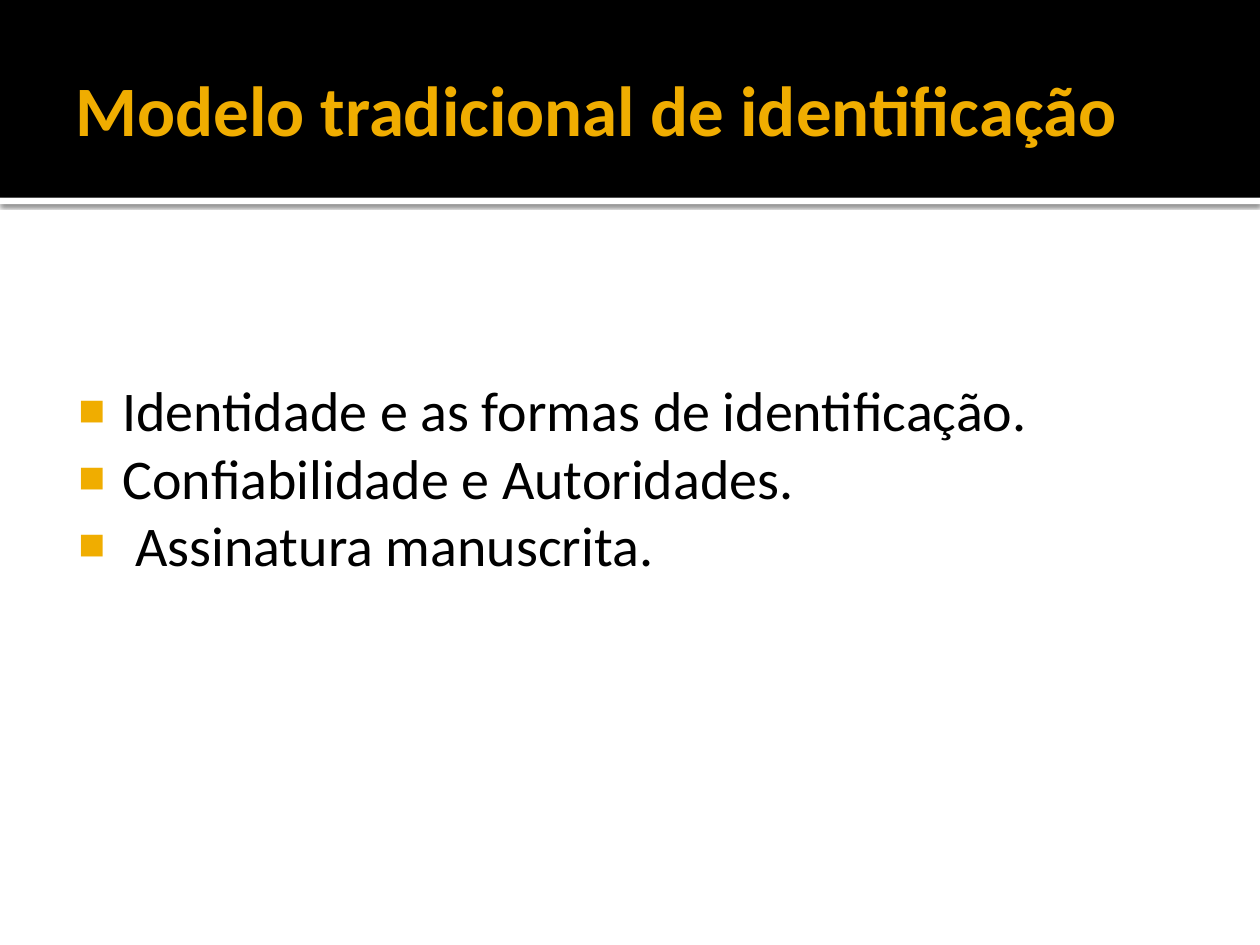
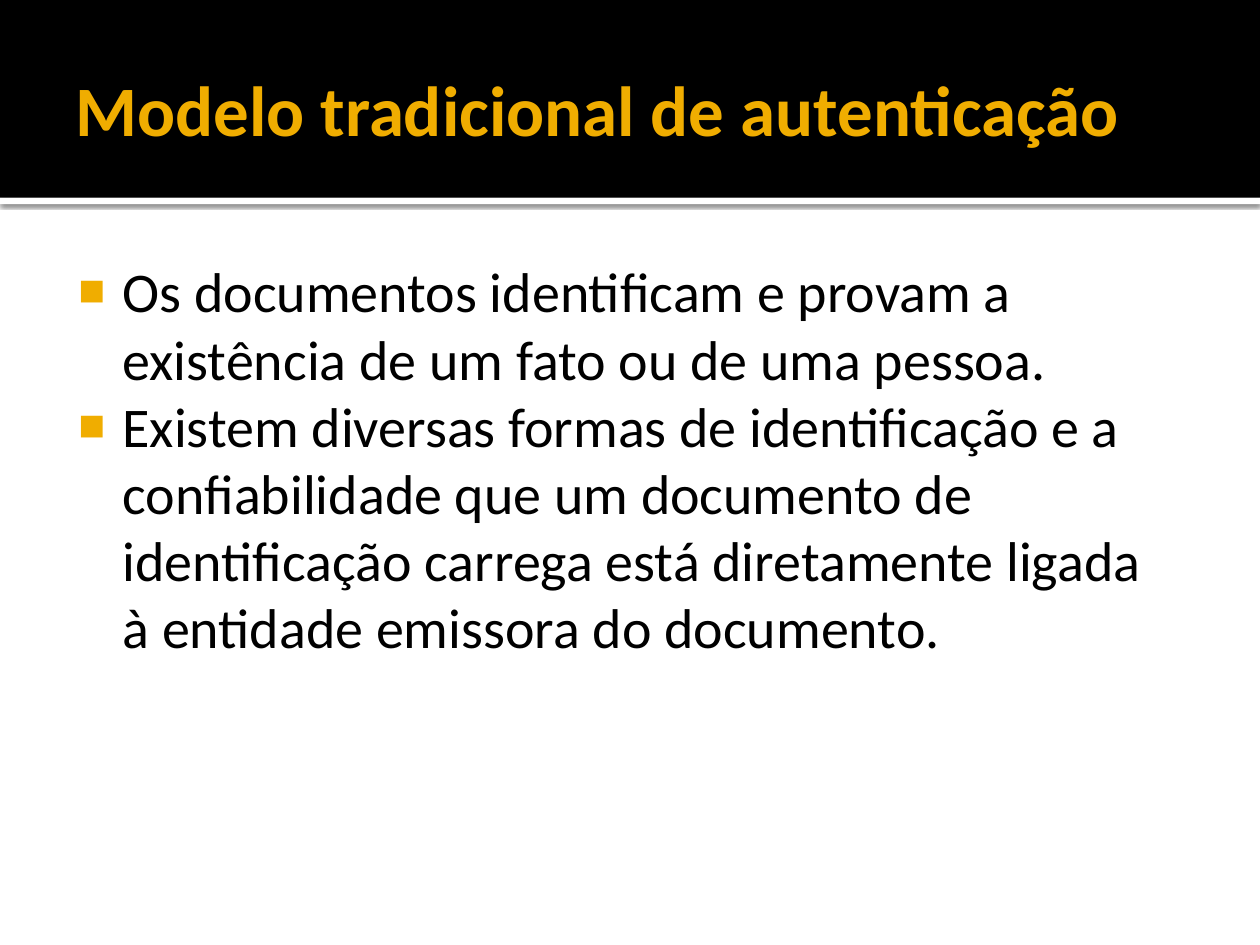
Before and after one commit to rayu1988/svn-jeanbruno, a slide deck: slide 3 of DOCS/TCC/5 - APRESENTAÇÃO.pptx (slide 2 before the commit). Drawn at 1260x945 pixels with LibreOffice and Linux fonts; fonts in the diff are those of the drawing. Boxes give left, top, right and bottom in pixels: in the first picture for what was removed or moved away, otherwise in the second. Text is boxed around its words. In the diff, an @@ line names an element or a change of style, - is before the commit and + after.

```diff
--- a/DOCS/TCC/5 - APRESENTAÇÃO.pptx
+++ b/DOCS/TCC/5 - APRESENTAÇÃO.pptx
@@ title at (76, 86, 1119, 148): text changed @@
-Modelo tradicional de identificação
+Modelo tradicional de autenticação
@@ text at (123, 273, 1140, 649): text changed @@
-■ Identidade e as formas de identificação.
-■ Confiabilidade e Autoridades.
-■ Assinatura manuscrita.
+■ Os documentos identificam e provam a existência de um fato ou de uma pessoa.
+■ Existem diversas formas de identificação e a confiabilidade que um documento de identificação carrega está diretamente ligada à entidade emissora do documento.
```
Also in this commit, not shown: 13 other slides changed, 10 slides added, 5 slides removed.
